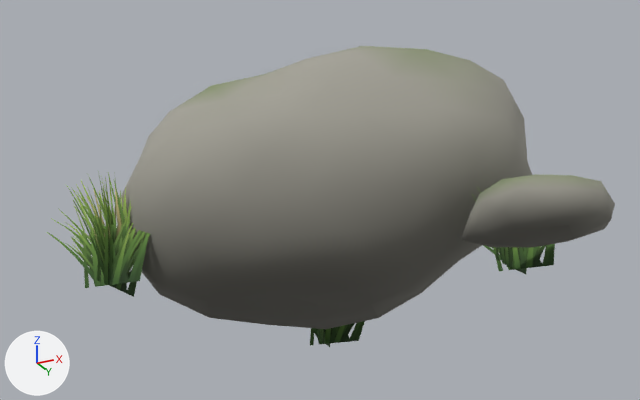
The glTF model game/assets/models/rock_b.glb, before and after one commit.
One viewpoint serves both versions: a 50 mm lens placed at (0.985, -1.955, -0.598), pointed at (0.01, -0.006, 0.279). The axes (+X, +Y, +Z) are drawn at lower left. The lights are the same throughout. The picture after the commit comes second. Where no turn or scale is listed for an object, it has been applied to the vertices. Vertices at exactly the same position are counted once.

Script lines for the objects in view, before the commit:
```python
mat_m_rock = bpy.data.materials.new('M_Rock')
mat_m_rock.use_nodes = True; mat_m_rock.node_tree.nodes.clear()
_N = mat_m_rock.node_tree.nodes; _L = mat_m_rock.node_tree.links
n0 = _N.new('ShaderNodeBsdfPrincipled'); n0.name = 'Principled BSDF'
n0.inputs[2].default_value = 0.9  # 'Roughness'
n1 = _N.new('ShaderNodeOutputMaterial'); n1.name = 'Material Output'
n2 = _N.new('ShaderNodeMix'); n2.name = 'Mix'
n2.data_type = 'RGBA'
n2.blend_type = 'MULTIPLY'
n2.inputs[0].default_value = 1.0  # 'Factor'
n2.inputs[7].default_value = (0.392, 0.381, 0.328, 1.0)  # 'B', grey #a8a69b
n3 = _N.new('ShaderNodeVertexColor'); n3.name = 'Color Attribute'
_L.new(n0.outputs[0], n1.inputs[0])  # 'BSDF' to 'Surface'
_L.new(n2.outputs[2], n0.inputs[0])  # 'Result' to 'Base Color'
_L.new(n3.outputs[0], n2.inputs[6])  # 'Color' to 'A'
me_icosphere = bpy.data.meshes.new('Icosphere')
me_icosphere.from_pydata(...)  # 240 vertices, 424 faces; spans x -0.608..0.773, y -0.549..0.611, z 0.0..0.626
# faces by material slot: [400, 24]
me_icosphere.materials.append(mat_m_rock)
me_icosphere.materials.append(mat_m_grass)
# before: 216 (-0.341, 0.412, 0.0), 217 (0.028, 0.436, 0.0), 222 (-0.155, 0.255, 0.0), 223 (-0.21, 0.56, 0.0), 228 (-0.537, -0.378, 0.0)
# before: 229 (-0.178, -0.353, 0.0), 234 (-0.355, -0.517, 0.0), 235 (-0.388, -0.153, 0.0)
# before: 204 (0.408, -0.066, 0.0), 205 (0.69, -0.045, 0.0), 210 (0.485, -0.225, 0.0), 211 (0.557, 0.081, 0.0)
ob_rock_b_mesh = bpy.data.objects.new('rock_b_mesh', me_icosphere)
ob_rock_b_mesh.location = (0.0, 0.0, 0.0)
```
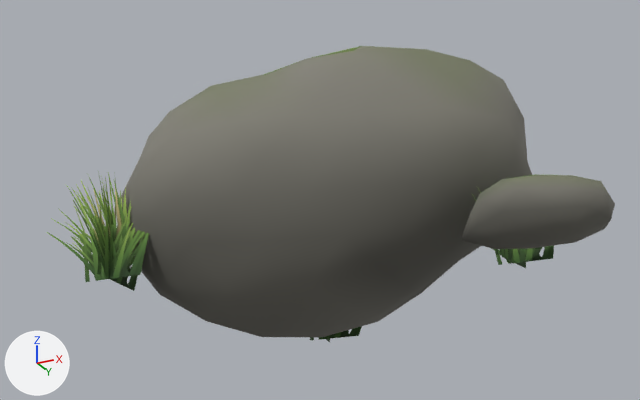
Where the change shows, as pixel boxes (x1, y1, x2, y2) in the pictures (640 x 400 px; the box of a moved part takes in the faces that stretch with it):
'rock_b_mesh', surface changed, reshaped
    before: (47, 46, 615, 347)
    after: (47, 46, 615, 342)
part 1 of me_icosphere, moved or reshaped
    before: (51, 205, 420, 347)
    after: (51, 205, 421, 342)
part 2 of me_icosphere, moved or reshaped
    before: (461, 198, 611, 274)
    after: (461, 198, 611, 268)
part 3 of me_icosphere, recoloured
    before: (120, 46, 615, 329)
    after: (120, 46, 615, 337)
part 4 of me_icosphere, recoloured
    both: (263, 46, 537, 179)

The change, as a diff of the scene's bpy script:
```diff
--- a/game/assets/models/rock_b.glb.py
+++ b/game/assets/models/rock_b.glb.py
@@ mat_m_rock @@
 n2 = _N.new('ShaderNodeMix'); n2.name = 'Mix'
 n2.inputs[0].default_value = 1.0  # 'Factor'
-n2.inputs[7].default_value = (0.392, 0.381, 0.328, 1.0)  # 'B', grey #a8a69b
+n2.inputs[7].default_value = (0.258, 0.25, 0.212, 1.0)  # 'B', grey #8b897f
 n3 = _N.new('ShaderNodeVertexColor'); n3.name = 'Color Attribute'
@@ mat_m_rockmoss @@
+mat_m_rockmoss = bpy.data.materials.new('M_RockMoss')
+# nodes: BsdfPrincipled, Mix, OutputMaterial, VertexColor
+# colours: green #71883e, mixed with the vertex colours
@@ me_icosphere @@
-me_icosphere.from_pydata(...)  # 240 vertices, 424 faces; spans x -0.608..0.773, y -0.549..0.611, z 0.0..0.626
-me_icosphere.vertices[0].co = (0.0, 0.0, 0.0)  # pixel (317, 303)
-me_icosphere.vertices[13].co = (-0.104, -0.262, 0.0)  # pixel (227, 282)
-me_icosphere.vertices[14].co = (-0.048, -0.122, 0.0)  # pixel (277, 293)
-me_icosphere.vertices[15].co = (0.121, -0.072, 0.0)  # pixel (348, 290)
-me_icosphere.vertices[24].co = (0.118, 0.07, 0.0)  # pixel (371, 304)
-me_icosphere.vertices[28].co = (-0.325, 0.0, 0.0)  # pixel (209, 317)
-me_icosphere.vertices[29].co = (-0.161, 0.0, 0.0)  # pixel (262, 310)
-me_icosphere.vertices[34].co = (-0.102, 0.257, 0.0)  # pixel (326, 329)
-me_icosphere.vertices[35].co = (-0.048, 0.121, 0.0)  # pixel (321, 316)
-me_icosphere.vertices[148].co = (0.081, 0.205, 0.0)  # pixel (378, 317)
-me_icosphere.vertices[151].co = (-0.226, 0.135, 0.0)  # pixel (266, 324)
-me_icosphere.vertices[154].co = (-0.239, -0.142, 0.0)  # pixel (207, 301)
-me_icosphere.vertices[160].co = (0.083, -0.21, 0.0)  # pixel (308, 277)
-me_icosphere.vertices[162].co = (0.62, -0.25, 0.0)  # pixel (536, 237)
-me_icosphere.vertices[174].co = (0.595, -0.312, 0.0)  # pixel (516, 229)
-me_icosphere.vertices[175].co = (0.693, -0.294, 0.0)  # pixel (568, 224)
-me_icosphere.vertices[178].co = (0.688, -0.21, 0.0)  # pixel (574, 238)
-me_icosphere.vertices[179].co = (0.533, -0.25, 0.0)  # pixel (494, 243)
-me_icosphere.vertices[181].co = (0.597, -0.191, 0.0)  # pixel (532, 247)
+me_icosphere.from_pydata(...)  # 240 vertices, 424 faces; spans x -0.608..0.773, y -0.549..0.611, z -0.07..0.626
+# me_icosphere part 1
+for i in [216, 217, 222, 223, 228, 229, 234, 235]: me_icosphere.vertices[i].co += Vector((0.0, 0.0, 0.015))
+me_icosphere.vertices[0].co = (0.0, 0.0, -0.061)  # pixel (317, 327)
+me_icosphere.vertices[13].co = (-0.104, -0.262, -0.021)  # pixel (226, 290)
+me_icosphere.vertices[14].co = (-0.048, -0.122, -0.06)  # pixel (276, 317)
+me_icosphere.vertices[15].co = (0.121, -0.072, -0.042)  # pixel (348, 307)
+me_icosphere.vertices[24].co = (0.118, 0.07, -0.034)  # pixel (371, 317)
+me_icosphere.vertices[28].co = (-0.325, 0.0, -0.009)  # pixel (209, 321)
+me_icosphere.vertices[29].co = (-0.161, 0.0, -0.07)  # pixel (261, 337)
+me_icosphere.vertices[34].co = (-0.102, 0.257, -0.014)
+me_icosphere.vertices[35].co = (-0.048, 0.121, -0.057)  # pixel (321, 337)
+me_icosphere.vertices[148].co = (0.081, 0.205, -0.009)  # pixel (378, 321)
+me_icosphere.vertices[151].co = (-0.226, 0.135, -0.031)
+me_icosphere.vertices[154].co = (-0.239, -0.142, -0.051)  # pixel (206, 321)
+me_icosphere.vertices[160].co = (0.083, -0.21, -0.017)  # pixel (308, 284)
+# me_icosphere part 2
+for i in [204, 205, 210, 211]: me_icosphere.vertices[i].co += Vector((0.0, 0.0, 0.015))
+me_icosphere.vertices[162].co = (0.62, -0.25, -0.015)  # pixel (537, 244)
+me_icosphere.vertices[174].co = (0.595, -0.312, -0.006)  # pixel (516, 232)
+me_icosphere.vertices[175].co = (0.693, -0.294, -0.014)  # pixel (569, 231)
+me_icosphere.vertices[178].co = (0.688, -0.21, -0.009)  # pixel (575, 242)
+me_icosphere.vertices[179].co = (0.533, -0.25, -0.012)  # pixel (494, 249)
+me_icosphere.vertices[181].co = (0.597, -0.191, -0.002)  # pixel (532, 248)
+# me_icosphere part 3: 397 kept faces spanning x -0.479..0.773, y -0.427..0.452, z -0.07..0.626 get new vertex colours
+# me_icosphere part 4: 58 faces spanning x -0.478..0.758, y -0.344..0.329, z 0.058..0.626 switch from mat_m_rock to mat_m_rockmoss
 me_icosphere.materials.append(mat_m_grass)
```
